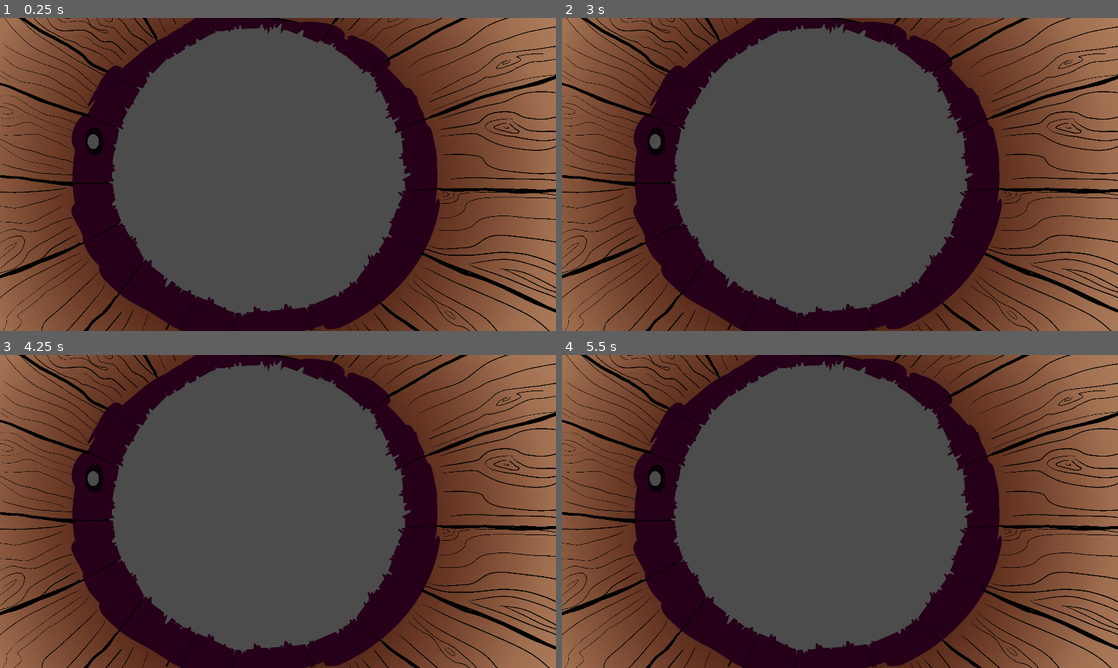
Above: before the commit, frames 1-4 (two rows, left to right).
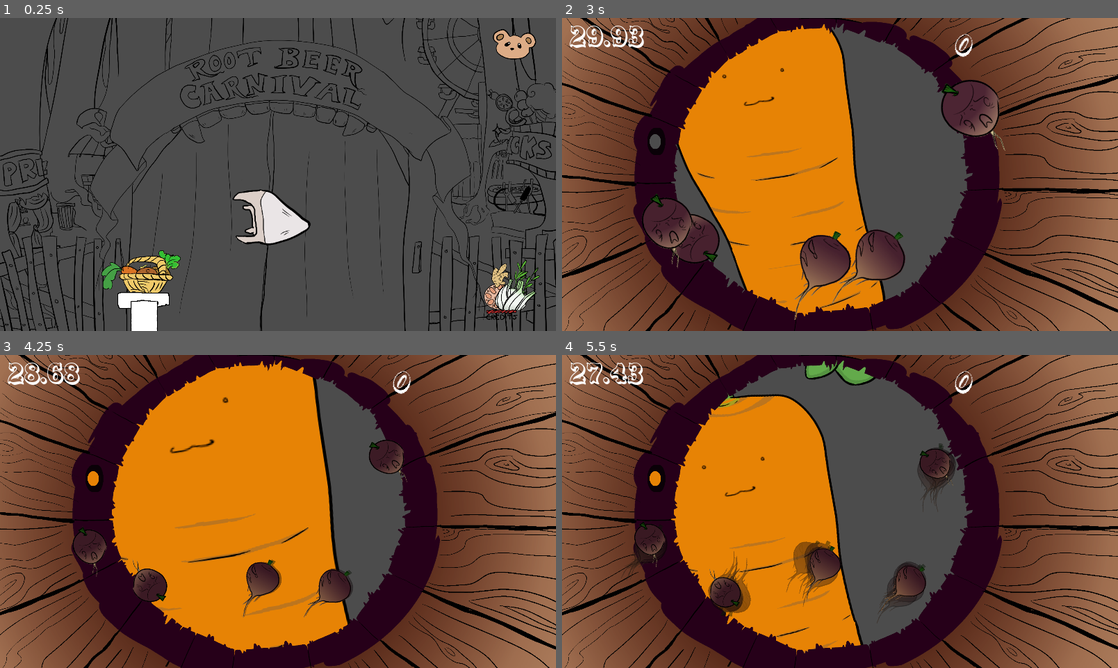
Above: after the commit, the same moments.

Repository: Nopey/carnival
Game: Godot game, scene res://MainMenu/MainMenu.tscn
The game is run twice, just before and just after one commit, with the same random seed, the same clock (stepped at 60 frames per second) and the same inputs. This scene is started directly instead of the project's main scene.
Inputs (mouse positions are in pixels of both pictures, inside the frame that each line leads up to):
- Up to frame 1 (0.25 s): no input
- Up to frame 2 (3 s): tap Enter (ui_accept) at 0.5, 0.77, 1.25, 1.52, 2, 2.75 s; move the mouse to (962, 158) at 0.52 s; hold Right (ui_right) 0.53-1.28 s; click (962, 158) at 0.67 s; move the mouse to (728, 190) at 1.27 s; hold Down (ui_down) 1.28-2.03 s; click (728, 190) at 1.42 s; move the mouse to (895, 105) at 2.02 s; hold Right (ui_right) 2.03-2.78 s; click (895, 105) at 2.17 s; move the mouse to (812, 237) at 2.77 s; hold Up (ui_up) from 2.78 s (still down); click (812, 237) at 2.92 s
- Up to frame 3 (4.25 s): tap Enter (ui_accept) at 3.02, 3.77 s; move the mouse to (444, 558) at 3.52 s; release Up (ui_up) at 3.53 s; hold Left (ui_left) from 3.53 s (still down); click (444, 558) at 3.67 s
- Up to frame 4 (5.5 s): move the mouse to (673, 464) at 4.27 s; click (673, 464) at 4.42 s; tap Enter (ui_accept) at 4.52 s; move the mouse to (867, 511) at 5.02 s; release Left (ui_left) at 5.03 s; hold Down (ui_down) from 5.03 s (still down); click (867, 511) at 5.17 s

The runs differ from the first frame. In frame 1, 66% of the frame differs, in the area x 0-100%, y 0-100%; in frame 2, 27%; in frame 3, 32%; in frame 4, 23%.

Commit message:
Add Main Menu

Diff:
--- a/Claw/GameManager.gd
+++ b/Claw/GameManager.gd
@@ -27,7 +27,7 @@
 	player.connect("bitTurnip", self, "_on_Player_bitTurnip")
 
 	timer.start(start_time)
-	for x in range(5):
+	for _x in range(5):
 		create_turnip(false)
 
 const turnip_delay = 3
--- a/Claw/ScoreUI.gd
+++ b/Claw/ScoreUI.gd
@@ -13,6 +13,5 @@
 
 
 # Called every frame. 'delta' is the elapsed time since the previous frame.
-func _process(delta):
+func _process(_delta):
 	text = String(game_manager.score)
-#	pass
--- a/MainMenu/MainMenu.tscn
+++ b/MainMenu/MainMenu.tscn
@@ -1,9 +1,41 @@
-[gd_scene load_steps=2 format=2]
+[gd_scene load_steps=7 format=2]
 
-[ext_resource path="res://Claw/bucket.png" type="Texture" id=2]
+[ext_resource path="res://MainMenu/CSELECTBear.png" type="Texture" id=1]
+[ext_resource path="res://MainMenu/Background.png" type="Texture" id=2]
+[ext_resource path="res://MainMenu/PLAYTooth.png" type="Texture" id=3]
+[ext_resource path="res://MainMenu/CREDITRoot.png" type="Texture" id=4]
+[ext_resource path="res://MainMenu/BasketStand.png" type="Texture" id=5]
+[ext_resource path="res://MainMenu/Play.gd" type="Script" id=6]
 
 [node name="MainMenu" type="Node2D"]
 
 [node name="Sprite" type="Sprite" parent="."]
 texture = ExtResource( 2 )
 centered = false
+
+[node name="Basket" type="Sprite" parent="."]
+position = Vector2( 487, 1051 )
+texture = ExtResource( 5 )
+
+[node name="CreditRoot" type="Sprite" parent="."]
+position = Vector2( 1774, 945 )
+texture = ExtResource( 4 )
+
+[node name="CselectBear" type="Sprite" parent="."]
+position = Vector2( 1777, 91 )
+texture = ExtResource( 1 )
+
+[node name="Play" type="Area2D" parent="."]
+position = Vector2( 936, 690 )
+script = ExtResource( 6 )
+
+[node name="Sprite" type="Sprite" parent="Play"]
+scale = Vector2( 1.54688, 1.54688 )
+texture = ExtResource( 3 )
+
+[node name="CollisionPolygon2D" type="CollisionPolygon2D" parent="Play"]
+polygon = PoolVector2Array( -35, 83, -8, 92, 91, 62, 135, 30, 132, 15, 43, -49, 4, -89, -37, -98, -118, -88, -131, -67, -125, -59, -95, -58, -70, -48, -70, -43, -92, -43, -98, -37, -85, -30, -73, -30, -64, 2, -64, 30, -89, 41, -85, 50, -59, 60, -124, 59, -115, 75, -83, 89 )
+
+[connection signal="input_event" from="Play" to="Play" method="_on_input_event"]
+[connection signal="mouse_entered" from="Play" to="Play" method="_on_hover_start"]
+[connection signal="mouse_exited" from="Play" to="Play" method="_on_hover_end"]
--- /dev/null
+++ b/MainMenu/Play.gd
@@ -0,0 +1,34 @@
+extends Area2D
+
+
+# Declare member variables here. Examples:
+# var a = 2
+# var b = "text"
+
+
+# Called when the node enters the scene tree for the first time.
+#func _ready():
+#	pass # Replace with function body.
+
+
+# Called every frame. 'delta' is the elapsed time since the previous frame.
+func _process(_delta):
+	pass
+
+
+onready var playteeth = [
+	load("res://MainMenu/PLAYTooth.png"),
+	load("res://MainMenu/PLAYToothB.png")
+]
+func _on_hover_start():
+	$Sprite.texture = playteeth[1]
+
+
+func _on_hover_end():
+	$Sprite.texture = playteeth[0]
+
+onready var claw_game = preload("res://Claw/Game.tscn")
+
+func _on_input_event(_viewport, event, _shape_idx):
+	if event is InputEventMouseButton and event.is_pressed() and event.button_index == BUTTON_LEFT:
+		get_tree().change_scene_to(claw_game)
Binary file added: MainMenu/Background.png
Not shown, added: MainMenu/Background.png.import
Binary file added: MainMenu/Basket.png
Not shown, added: MainMenu/Basket.png.import
Binary file added: MainMenu/BasketStand.png
Not shown, added: MainMenu/BasketStand.png.import
Binary file added: MainMenu/CREDITRoot.png
Not shown, added: MainMenu/CREDITRoot.png.import
Binary file added: MainMenu/CSELECTBear.png
Not shown, added: MainMenu/CSELECTBear.png.import
Binary file added: MainMenu/PLAYTooth.png
Not shown, added: MainMenu/PLAYTooth.png.import
(and 2 more such lines)
